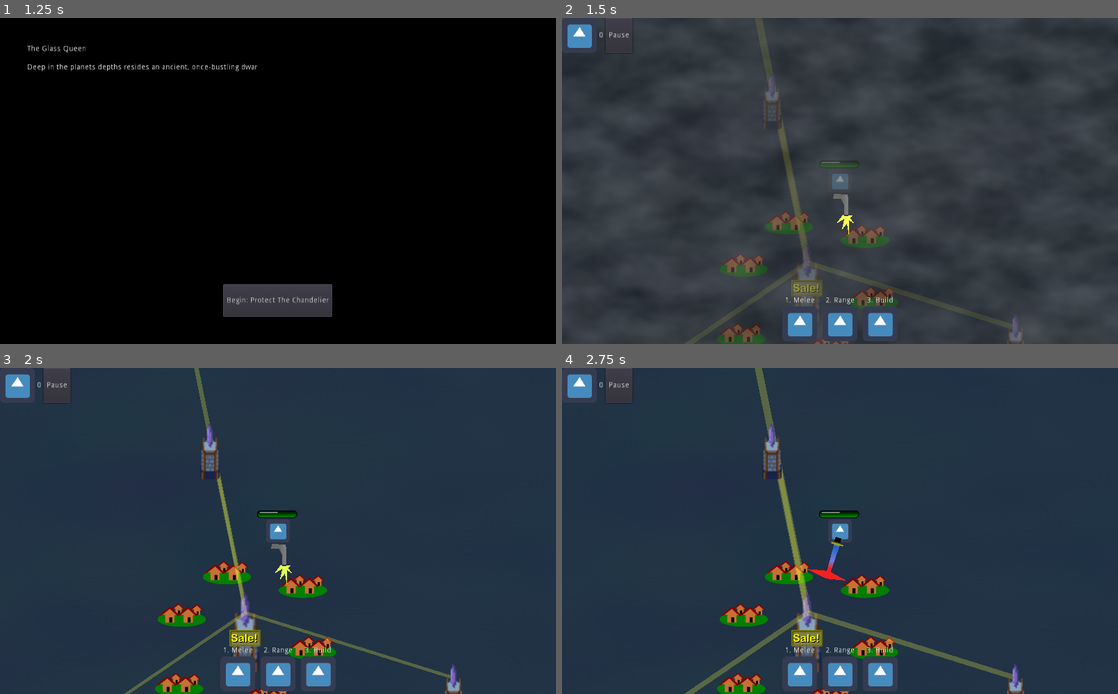
Above: before the commit, frames 1-4 (two rows, left to right).
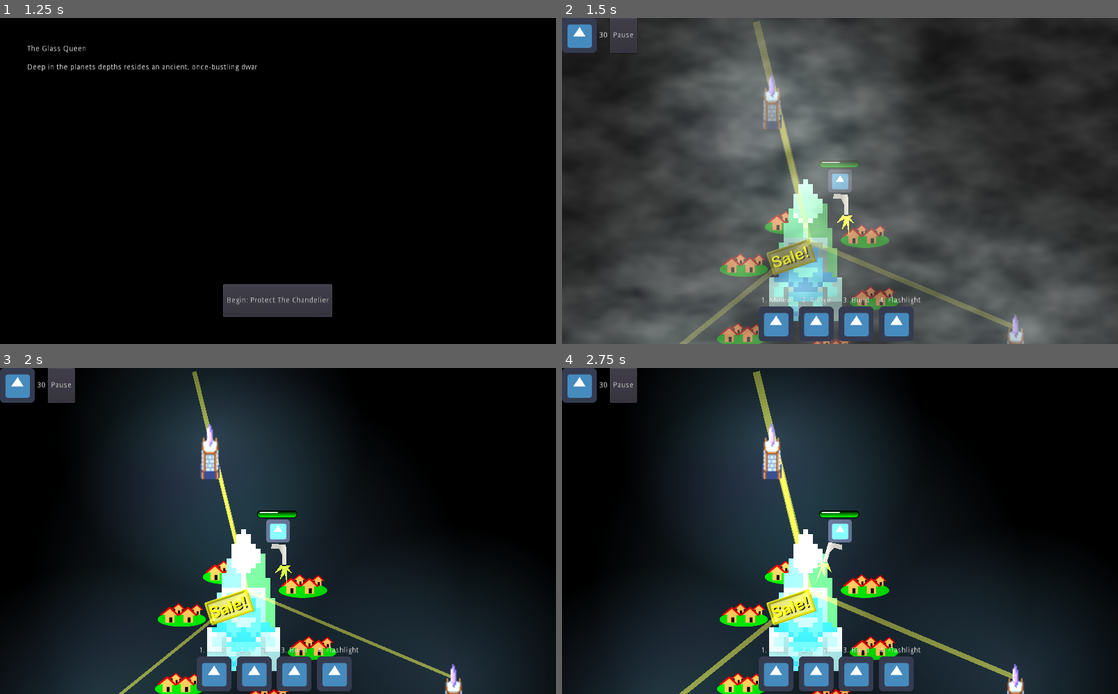
Above: after the commit, the same moments.

Repository: smclaughlan/GWJ52
Game: Godot game, scene res://Main.tscn
The game is run twice, just before and just after one commit, with the same random seed, the same clock (stepped at 60 frames per second) and the same inputs. The engine's default icon, where the game draws it, is replaced by a stand-in: a white triangle on a blue panel in a dark square.
Inputs (mouse positions are in pixels of both pictures, inside the frame that each line leads up to):
- Up to frame 1 (1.25 s): click "Play" at 0.5 s
- Up to frame 2 (1.5 s): click "Begin: Protect The Chandelier" at 1.25 s
- Up to frame 3 (2 s): no input
- Up to frame 4 (2.75 s): click (801, 674) at 2.02 s

Frame 1 is identical in both runs. In frame 2, 56% of the frame differs, in the area x 0-100%, y 0-100%; in frame 3, 72%; in frame 4, 73%.

Commit message:
starting to add lighting effects

Diff:
--- a/GodotProject/Scenes/Battle/Battle.gd
+++ b/GodotProject/Scenes/Battle/Battle.gd
@@ -1,14 +1,15 @@
 extends Node2D
 
 
-# Declare member variables here. Examples:
-# var a = 2
-# var b = "text"
+export var starting_currency = 30
+
 
 
 # Called when the node enters the scene tree for the first time.
 func _ready():
-	pass # Replace with function body.
+	if starting_currency > $Currency.sun:
+		$Currency.update_amount( starting_currency )
+
 
 
 # Called every frame. 'delta' is the elapsed time since the previous frame.
--- a/GodotProject/Scenes/Battle/Battle.tscn
+++ b/GodotProject/Scenes/Battle/Battle.tscn
@@ -9,6 +9,7 @@
 [ext_resource path="res://Scenes/Battle/Battle.gd" type="Script" id=7]
 
 [sub_resource type="CanvasItemMaterial" id=3]
+light_mode = 2
 
 [sub_resource type="OpenSimplexNoise" id=1]
 lacunarity = 1.46
@@ -30,6 +31,11 @@
 
 [sub_resource type="RectangleShape2D" id=6]
 extents = Vector2( 85, 2173 )
+
+[sub_resource type="Environment" id=7]
+background_energy = 0.1
+ambient_light_energy = 0.0
+glow_enabled = true
 
 [node name="Battle" type="Node2D"]
 script = ExtResource( 7 )
@@ -112,3 +118,6 @@
 [node name="Currency" parent="." instance=ExtResource( 5 )]
 
 [node name="Towers" type="YSort" parent="."]
+
+[node name="WorldEnvironment" type="WorldEnvironment" parent="."]
+environment = SubResource( 7 )
--- a/GodotProject/Scenes/Enemies/Creep.tscn
+++ b/GodotProject/Scenes/Enemies/Creep.tscn
@@ -1,11 +1,16 @@
-[gd_scene load_steps=11 format=2]
+[gd_scene load_steps=13 format=2]
 
-[ext_resource path="res://Scenes/Enemies/BadRobot.png" type="Texture" id=1]
 [ext_resource path="res://Scenes/Enemies/Creep.gd" type="Script" id=2]
 [ext_resource path="res://Scenes/Enemies/OwNoise.wav" type="AudioStream" id=3]
 [ext_resource path="res://Scenes/Enemies/CreepMeleeWeapon.tscn" type="PackedScene" id=4]
 [ext_resource path="res://Scenes/Objects/Pickups/Sun.tscn" type="PackedScene" id=5]
 [ext_resource path="res://Scenes/Enemies/BloodStain.png" type="Texture" id=6]
+[ext_resource path="res://Scenes/Enemies/GlowingEyes.png" type="Texture" id=7]
+[ext_resource path="res://Scenes/Enemies/GlowingEyes2.png" type="Texture" id=8]
+
+[sub_resource type="CanvasItemMaterial" id=7]
+blend_mode = 1
+light_mode = 1
 
 [sub_resource type="CircleShape2D" id=4]
 radius = 27.0046
@@ -51,8 +56,17 @@
 script = ExtResource( 2 )
 dropped_pickable = ExtResource( 5 )
 
-[node name="Sprite" type="Sprite" parent="."]
-texture = ExtResource( 1 )
+[node name="Sprite" type="Node2D" parent="."]
+
+[node name="Eyes" type="Sprite" parent="Sprite"]
+material = SubResource( 7 )
+position = Vector2( 0, -1 )
+rotation = -1.57079
+scale = Vector2( 0.366963, 0.366963 )
+texture = ExtResource( 7 )
+
+[node name="Light2D" type="Light2D" parent="Sprite/Eyes"]
+texture = ExtResource( 8 )
 
 [node name="CollisionShape2D" type="CollisionShape2D" parent="."]
 position = Vector2( 0, -0.5 )
--- a/GodotProject/Scenes/Enemies/CreepMeleeWeapon.tscn
+++ b/GodotProject/Scenes/Enemies/CreepMeleeWeapon.tscn
@@ -1,7 +1,8 @@
-[gd_scene load_steps=6 format=2]
+[gd_scene load_steps=7 format=2]
 
 [ext_resource path="res://Scenes/Enemies/CreepMeleeWeapon.gd" type="Script" id=1]
 [ext_resource path="res://Scenes/Enemies/nomnom.wav" type="AudioStream" id=2]
+[ext_resource path="res://_common/Materials/LightOnlyMaterial.tres" type="Material" id=3]
 
 [sub_resource type="RectangleShape2D" id=3]
 extents = Vector2( 17, 60.5 )
@@ -124,16 +125,20 @@
 [node name="ReloadTimer" type="Timer" parent="."]
 
 [node name="LowerJaw" type="Sprite" parent="."]
+material = ExtResource( 3 )
 scale = Vector2( 0.777734, 0.777734 )
 
 [node name="Polygon2D" type="Polygon2D" parent="LowerJaw"]
+use_parent_material = true
 position = Vector2( 40, 36 )
 polygon = PoolVector2Array( -3, 23, 20, 9, 23, -25, 5, 0, -6, -4 )
 
 [node name="UpperJaw" type="Sprite" parent="."]
+material = ExtResource( 3 )
 scale = Vector2( 0.776323, 0.776323 )
 
 [node name="Polygon2D" type="Polygon2D" parent="UpperJaw"]
+use_parent_material = true
 position = Vector2( 38, -42.7292 )
 scale = Vector2( 1, 0.770833 )
 polygon = PoolVector2Array( -7, -34.0811, 10, -8.13513, 23, 43.7568, 4, 16.5135, -6, 32.0811 )
--- a/GodotProject/Scenes/GUI/HUD.gd
+++ b/GodotProject/Scenes/GUI/HUD.gd
@@ -16,7 +16,7 @@
 
 
 func _on_ActionButton_pressed(action : String):
-	if action in [ "melee", "range", "build" ] and player != null and is_instance_valid(player):
+	if action in [ "melee", "range", "build", "flashlight" ] and player != null and is_instance_valid(player):
 		player.set_tool(action)
 #	elif action == "shop":
 #		$ShoppingPopupPanel.popup()
--- a/GodotProject/Scenes/GUI/HUD.tscn
+++ b/GodotProject/Scenes/GUI/HUD.tscn
@@ -21,6 +21,12 @@
 
 [sub_resource type="ShortCut" id=6]
 shortcut = SubResource( 5 )
+
+[sub_resource type="InputEventKey" id=7]
+scancode = 52
+
+[sub_resource type="ShortCut" id=8]
+shortcut = SubResource( 7 )
 
 [node name="HUD" type="CanvasLayer"]
 script = ExtResource( 2 )
@@ -59,6 +65,7 @@
 anchor_bottom = 1.0
 margin_top = -92.0
 rect_min_size = Vector2( 0, 50 )
+mouse_filter = 2
 size_flags_horizontal = 4
 custom_constants/margin_right = 50
 custom_constants/margin_top = 5
@@ -66,9 +73,9 @@
 custom_constants/margin_bottom = 5
 
 [node name="GridContainer" type="GridContainer" parent="Footer"]
-margin_left = 406.0
+margin_left = 362.0
 margin_top = 5.0
-margin_right = 618.0
+margin_right = 661.0
 margin_bottom = 87.0
 size_flags_horizontal = 6
 size_flags_vertical = 3
@@ -140,6 +147,28 @@
 texture_pressed = ExtResource( 1 )
 texture_hover = ExtResource( 1 )
 
+[node name="Flashlight" type="VBoxContainer" parent="Footer/GridContainer"]
+margin_left = 222.0
+margin_right = 299.0
+margin_bottom = 82.0
+alignment = 1
+
+[node name="Label" type="Label" parent="Footer/GridContainer/Flashlight"]
+margin_right = 77.0
+margin_bottom = 14.0
+size_flags_horizontal = 3
+text = "4. Flashlight"
+align = 1
+
+[node name="ActionButton" type="TextureButton" parent="Footer/GridContainer/Flashlight"]
+margin_top = 18.0
+margin_right = 77.0
+margin_bottom = 82.0
+shortcut = SubResource( 8 )
+texture_normal = ExtResource( 1 )
+texture_pressed = ExtResource( 1 )
+texture_hover = ExtResource( 1 )
+
 [node name="AudioStreamPlayer" type="AudioStreamPlayer" parent="."]
 
 [node name="DeathDialog" type="AcceptDialog" parent="."]
@@ -155,3 +184,4 @@
 [connection signal="pressed" from="Footer/GridContainer/Melee/ActionButton" to="." method="_on_ActionButton_pressed" binds= [ "melee" ]]
 [connection signal="pressed" from="Footer/GridContainer/Range/ActionButton" to="." method="_on_ActionButton_pressed" binds= [ "range" ]]
 [connection signal="pressed" from="Footer/GridContainer/Build/ActionButton" to="." method="_on_ActionButton_pressed" binds= [ "build" ]]
+[connection signal="pressed" from="Footer/GridContainer/Flashlight/ActionButton" to="." method="_on_ActionButton_pressed" binds= [ "flashlight" ]]
--- a/GodotProject/Scenes/Objects/Projectiles/PlayerBullet.tscn
+++ b/GodotProject/Scenes/Objects/Projectiles/PlayerBullet.tscn
@@ -1,6 +1,7 @@
-[gd_scene load_steps=5 format=2]
+[gd_scene load_steps=6 format=2]
 
 [ext_resource path="res://Scenes/Objects/Projectiles/PlayerBullet.gd" type="Script" id=1]
+[ext_resource path="res://Scenes/Objects/Weapons/LaserLight.png" type="Texture" id=2]
 
 [sub_resource type="Gradient" id=1]
 offsets = PoolRealArray( 0.166667, 0.371345, 0.660819, 0.827485, 1 )
@@ -48,6 +49,12 @@
 width = 1.0
 default_color = Color( 1, 0.960784, 0.4, 0.231373 )
 
+[node name="Light2D" type="Light2D" parent="Sprite"]
+position = Vector2( 79, 0 )
+scale = Vector2( 3.23916, 7.77821 )
+texture = ExtResource( 2 )
+energy = 2.0
+
 [node name="CollisionShape2D" type="CollisionShape2D" parent="."]
 position = Vector2( 41, 0 )
 shape = SubResource( 3 )
--- /dev/null
+++ b/GodotProject/Scenes/Objects/Tools/Flashlight.gd
@@ -0,0 +1,53 @@
+extends Light2D
+
+
+var action_to_use : String
+var equipped : bool = false
+
+var player
+
+enum States { INITIALIZING, READY, STORED, ACTIVE }
+var State = States.INITIALIZING
+
+# Called when the node enters the scene tree for the first time.
+func _ready():
+	pass # Replace with function body.
+
+func init(myPlayer):
+	player = myPlayer
+	State = States.ACTIVE
+
+
+func _process(_delta):
+	if !equipped or State != States.ACTIVE:
+		return
+	look_at(get_global_mouse_position())
+
+
+func _unhandled_input(_event):
+	if !equipped or State != States.ACTIVE:
+		return
+	elif Input.is_action_just_pressed(action_to_use):
+		toggle_light()
+
+func toggle_light():
+	set_enabled(!enabled)
+
+
+func enable(actionKey : String):
+	visible = true
+	action_to_use = actionKey
+	State = States.ACTIVE
+	equipped = true
+
+
+func disable():
+	visible = false
+	State = States.STORED
+	queue_free() # don't worry, player has a duplicate
+
+func stow():
+	disable()
+
+func equip(actionKey : String):
+	enable(actionKey)
--- /dev/null
+++ b/GodotProject/Scenes/Objects/Tools/Flashlight.tscn
@@ -0,0 +1,18 @@
+[gd_scene load_steps=4 format=2]
+
+[ext_resource path="res://Scenes/Objects/Tools/Flashlight.png" type="Texture" id=1]
+[ext_resource path="res://Scenes/Objects/Tools/Flashlight.gd" type="Script" id=2]
+[ext_resource path="res://_common/Materials/SmallWhiteSquare.png" type="Texture" id=3]
+
+[node name="Flashlight" type="Light2D"]
+position = Vector2( 0, -1 )
+scale = Vector2( 3.5, 15 )
+texture = ExtResource( 1 )
+offset = Vector2( 104.425, -0.811136 )
+script = ExtResource( 2 )
+
+[node name="Sprite" type="Sprite" parent="."]
+visible = false
+position = Vector2( 38.2839, 0 )
+scale = Vector2( 0.832656, -0.427694 )
+texture = ExtResource( 3 )
--- a/GodotProject/Scenes/Objects/Towers/TowerWireSockets.tscn
+++ b/GodotProject/Scenes/Objects/Towers/TowerWireSockets.tscn
@@ -1,7 +1,8 @@
-[gd_scene load_steps=3 format=2]
+[gd_scene load_steps=4 format=2]
 
 [ext_resource path="res://Scenes/Objects/Towers/TowerWireSockets.gd" type="Script" id=1]
 [ext_resource path="res://Scenes/Objects/Towers/LightWire.tscn" type="PackedScene" id=2]
+[ext_resource path="res://Scenes/Towers/LightAura.png" type="Texture" id=3]
 
 [node name="TowerWireSockets" type="Node2D" groups=["tower_sockets"]]
 script = ExtResource( 1 )
@@ -13,3 +14,7 @@
 [node name="Out" type="Node2D" parent="."]
 
 [node name="Light2D" type="Light2D" parent="."]
+
+[node name="Light2D2" type="Light2D" parent="."]
+scale = Vector2( 3.43502, 3.43502 )
+texture = ExtResource( 3 )
--- a/GodotProject/Scenes/Player/PlayerAvatar.gd
+++ b/GodotProject/Scenes/Player/PlayerAvatar.gd
@@ -17,6 +17,7 @@
 	"melee":$Toolbelt/Axe,
 	"range":$Toolbelt/Gun,
 	"build":$Toolbelt/ConstructionWrench,
+	"flashlight":$Toolbelt/Flashlight,
 }
 
 onready var handNodes = {
--- a/GodotProject/Scenes/Player/PlayerAvatar.tscn
+++ b/GodotProject/Scenes/Player/PlayerAvatar.tscn
@@ -10,6 +10,7 @@
 [ext_resource path="res://Scenes/GUI/HUD.tscn" type="PackedScene" id=8]
 [ext_resource path="res://Scenes/Objects/Weapons/Sword.tscn" type="PackedScene" id=9]
 [ext_resource path="res://Scenes/Player/PickupRadius.gd" type="Script" id=10]
+[ext_resource path="res://Scenes/Objects/Tools/Flashlight.tscn" type="PackedScene" id=11]
 
 [sub_resource type="RectangleShape2D" id=1]
 extents = Vector2( 31, 31.5 )
@@ -43,6 +44,9 @@
 visible = false
 
 [node name="Axe" parent="Toolbelt" instance=ExtResource( 9 )]
+visible = false
+
+[node name="Flashlight" parent="Toolbelt" instance=ExtResource( 11 )]
 visible = false
 
 [node name="Camera2D" type="Camera2D" parent="."]
--- a/GodotProject/Scenes/Region/Base.tscn
+++ b/GodotProject/Scenes/Region/Base.tscn
@@ -1,10 +1,11 @@
-[gd_scene load_steps=7 format=2]
+[gd_scene load_steps=8 format=2]
 
 [ext_resource path="res://Scenes/Shop/ForSaleSign.png" type="Texture" id=1]
 [ext_resource path="res://Scenes/Region/Base.gd" type="Script" id=2]
 [ext_resource path="res://Scenes/Objects/Towers/TowerTurret.tscn" type="PackedScene" id=3]
 [ext_resource path="res://Scenes/GUI/ShoppingPopupPanel.tscn" type="PackedScene" id=4]
 [ext_resource path="res://Scenes/Region/Welcome.wav" type="AudioStream" id=5]
+[ext_resource path="res://Scenes/Region/HomeBaseShoppingMall.png" type="Texture" id=6]
 
 [sub_resource type="RectangleShape2D" id=1]
 extents = Vector2( 148.5, 147 )
@@ -14,11 +15,21 @@
 script = ExtResource( 2 )
 
 [node name="TowerTurret" parent="." instance=ExtResource( 3 )]
-position = Vector2( 1, -1 )
+position = Vector2( 7, -61 )
 scale = Vector2( 1.42824, 1.42824 )
 
+[node name="Sprite" parent="TowerTurret" index="6"]
+visible = false
+
 [node name="Sprite" type="Sprite" parent="."]
-position = Vector2( 1, 69 )
+position = Vector2( -3, -36 )
+scale = Vector2( 13.5152, 13.5152 )
+texture = ExtResource( 6 )
+
+[node name="Sprite" type="Sprite" parent="Sprite"]
+position = Vector2( -2.88563, 1.40582 )
+rotation = -0.324768
+scale = Vector2( 0.107269, 0.107269 )
 texture = ExtResource( 1 )
 
 [node name="ShoppingMall" type="Node2D" parent="."]
@@ -47,3 +58,5 @@
 
 [connection signal="body_entered" from="ShoppingMall/InteractArea" to="." method="_on_InteractArea_body_entered"]
 [connection signal="body_exited" from="ShoppingMall/InteractArea" to="." method="_on_InteractArea_body_exited"]
+
+[editable path="TowerTurret"]
--- /dev/null
+++ b/GodotProject/_common/Materials/LightOnlyMaterial.tres
@@ -0,0 +1,4 @@
+[gd_resource type="CanvasItemMaterial" format=2]
+
+[resource]
+light_mode = 2
--- a/GodotProject/project.godot
+++ b/GodotProject/project.godot
@@ -41,6 +41,30 @@
 [gui]
 
 common/drop_mouse_on_gui_input_disabled=true
+
+[importer_defaults]
+
+texture={
+"compress/bptc_ldr": 0,
+"compress/hdr_mode": 0,
+"compress/lossy_quality": 0.7,
+"compress/mode": 0,
+"compress/normal_map": 0,
+"detect_3d": false,
+"flags/anisotropic": false,
+"flags/filter": false,
+"flags/mipmaps": false,
+"flags/repeat": 0,
+"flags/srgb": 2,
+"process/HDR_as_SRGB": false,
+"process/fix_alpha_border": true,
+"process/invert_color": false,
+"process/normal_map_invert_y": false,
+"process/premult_alpha": false,
+"size_limit": 0,
+"stream": false,
+"svg/scale": 1.0
+}
 
 [input]
 
Not shown: 1 places in GodotProject/Scenes/Battle/Battle.tscn that only renumber resources
Binary file added: GodotProject/Scenes/Enemies/GlowingEyes.png
Not shown, added: GodotProject/Scenes/Enemies/GlowingEyes.png.import
Binary file added: GodotProject/Scenes/Enemies/GlowingEyes2.png
Not shown, added: GodotProject/Scenes/Enemies/GlowingEyes2.png.import
Not shown: 1 places in GodotProject/Scenes/GUI/HUD.tscn that only renumber resources
Binary file added: GodotProject/Scenes/Objects/Tools/Flashlight.png
Not shown, added: GodotProject/Scenes/Objects/Tools/Flashlight.png.import
Binary file added: GodotProject/Scenes/Objects/Weapons/LaserLight.png
Not shown, added: GodotProject/Scenes/Objects/Weapons/LaserLight.png.import
Not shown: 1 places in GodotProject/Scenes/Player/PlayerAvatar.tscn that only renumber resources
Binary file added: GodotProject/Scenes/Region/HomeBaseShoppingMall.png
(and 3 more such lines)
